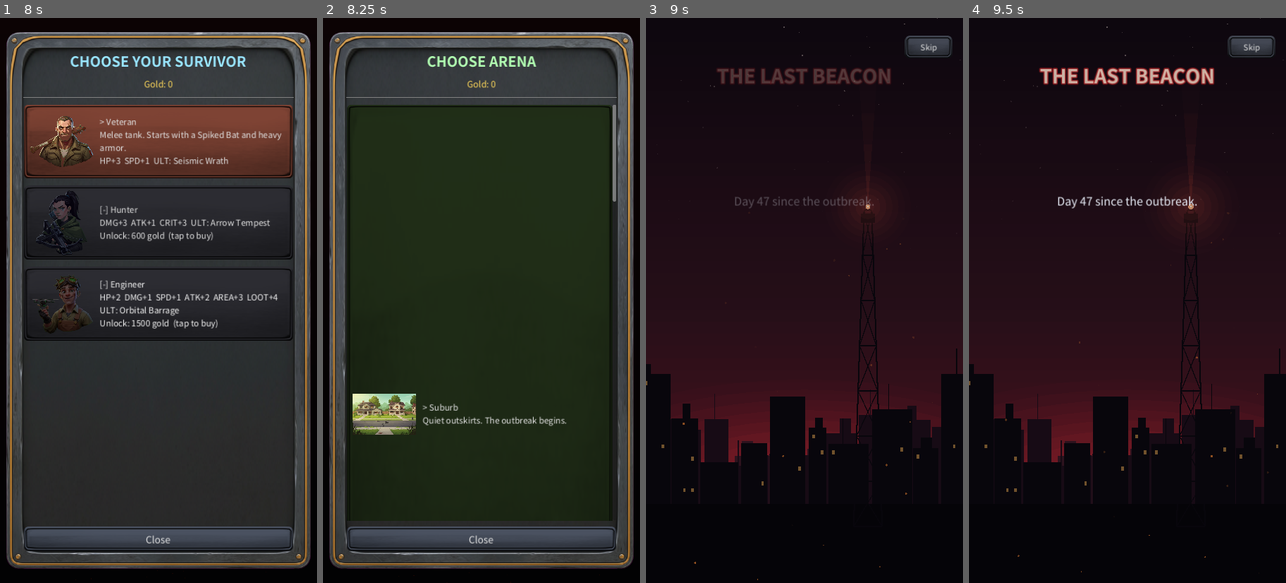
Above: before the commit, frames 1-4 (left to right).
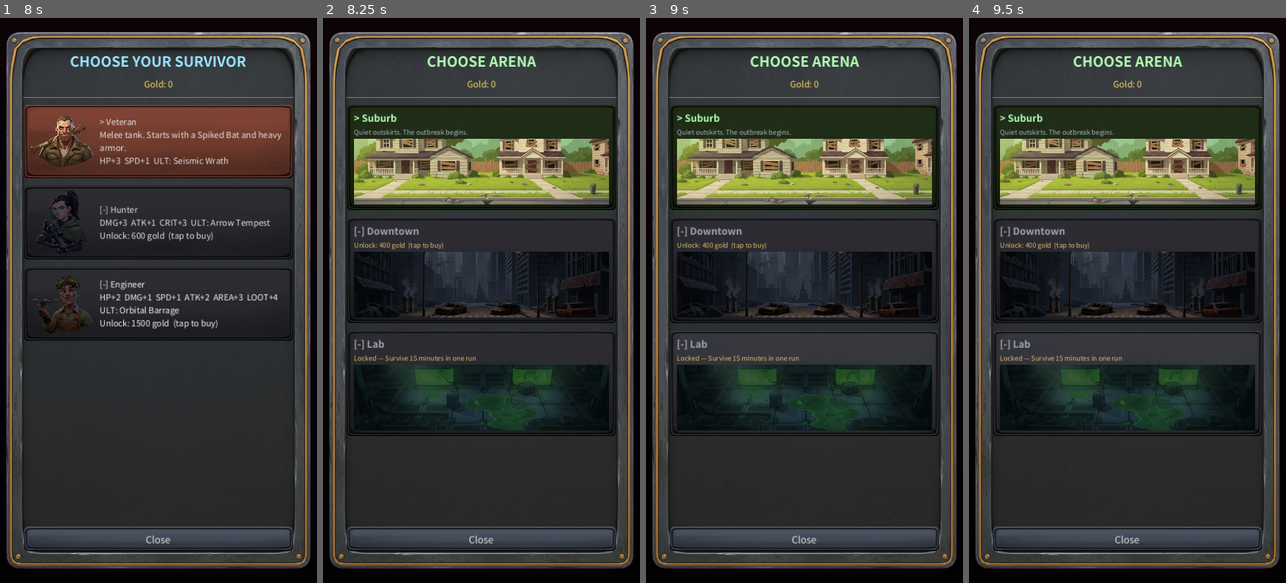
Above: after the commit, the same moments.

Repository: kosj/game_action_defence
Game: Godot game, scene res://scenes/TitleScreen.tscn
Two runs of this game, one before a commit and one after it. Both use one fixed random seed, a clock stepped at 60 frames per second and the inputs below. Sound files missing from this copy of the repository are replaced by a short silence.
Inputs (mouse positions are in pixels of both pictures, inside the frame that each line leads up to):
- Up to frame 1 (8 s): tap Enter at 0.5, 1.25, 2 s; move the mouse to (228, 272) at 0.52 s; click (228, 272) at 0.67 s; drag from (95, 328) to (142, 413) at 1.27 s; move the mouse to (190, 176) at 2.02 s; click (190, 176) at 2.17 s; click "New Game" at 2.75 s; click "New Game" at 3.5 s; click "Achievements" at 4.25 s; click "Quests" at 5 s; click "Rewards" at 5.75 s; click "Ranking" at 6.5 s; click "PowerUp" at 7.25 s
- Up to frame 2 (8.25 s): click "> Veteran Melee tank. Starts …" at 8 s
- Up to frame 3 (9 s): click (801, 413) at 8.75 s, where only the run before the commit has a clickable "> Suburb Quiet outskirts. The…"
- Up to frame 4 (9.5 s): no input

Frame 1 is identical in both runs. In frame 2, 33% of the frame differs, in the area x 7-93%, y 15-89%; in frame 3, 80%; in frame 4, 81%, in the area x 0-100%, y 0-99%.

Commit message:
fix(menu): 테마 카드 레이아웃 재구성 — 이름/설명 위, 와이드 썸네일 아래
카드 하나가 스크롤 영역 전체(약 950px)를 차지하던 문제 수정.

원인: autowrap 이 켜진 Button 은 최소 크기를 "가장 좁은 폭으로 줄바꿈했을 때의
높이"로 보고한다. 좌측 썸네일 자리를 위해 content_margin_left 를 172 로 준 탓에
그 폭이 더 좁아져 최소 높이가 폭주했고, 값이 컨테이너로 전파돼 카드가 부풀었다.

- 카드 내용을 Button 의 text 가 아니라 앵커로 얹은 자식(MarginContainer+VBox)으로
  구성. Button 은 컨테이너가 아니라 자식 최소 크기가 높이에 전파되지 않는다.
- 구성: [이름] / [설명] 위, 가로를 꽉 채우는 와이드 썸네일 아래(COVERED 로 가운데
  크롭). 카드 높이 240 고정(SIZE_SHRINK_BEGIN)으로 남는 세로를 먹지 않게.
- 이름/설명 라벨은 autowrap 대신 clip_text 로 처리(같은 폭주 재발 방지).
- 720x1280 기준 카드 3개(752px)가 스크롤 영역(955px)에 한 번에 들어온다.

Co-Authored-By: Claude Fable 5 <noreply@anthropic.com>
Claude-Session: https://claude.ai/code/session_01A6Ee1Gfh6a9JK5j9ExC4KB

Diff:
--- a/scripts/MainMenu.gd
+++ b/scripts/MainMenu.gd
@@ -1112,33 +1112,69 @@
 	rows_box.add_theme_constant_override("separation", 16)
 	scroll.add_child(rows_box)
 
+	# 테마 카드 = [이름 / 설명] 위, [가로를 꽉 채우는 와이드 썸네일] 아래.
+	# 카드 높이(썸네일이 남는 세로를 모두 차지). 3개 기준으로 한 화면에 들어온다.
+	var card_h := 240.0
+
 	_theme_rows.clear()
 	for t in GameData.themes:
+		# 내용을 Button 의 text 가 아니라 "앵커로 얹은 자식"으로 구성하는 이유:
+		# autowrap 이 켜진 Button/Label 은 최소 크기를 "가장 좁은 폭으로 줄바꿈했을 때의
+		# 높이"로 보고한다. 그 값이 컨테이너에 전파되면 카드 하나가 스크롤 영역 전체를
+		# 차지할 만큼 부풀어 오른다(이전 레이아웃에서 실제로 발생). Button 은 컨테이너가
+		# 아니므로 앵커 자식의 최소 크기는 카드 높이에 영향을 주지 않는다.
 		var btn := Button.new()
-		btn.custom_minimum_size = Vector2(0, 148)
+		btn.custom_minimum_size = Vector2(0, card_h)
 		btn.size_flags_horizontal = Control.SIZE_EXPAND_FILL
-		btn.add_theme_font_size_override("font_size", 19)
-		btn.autowrap_mode = TextServer.AUTOWRAP_WORD_SMART
-		btn.alignment = HORIZONTAL_ALIGNMENT_LEFT   # 썸네일 오른쪽에서 좌측 정렬(겹침 방지)
+		btn.size_flags_vertical = Control.SIZE_SHRINK_BEGIN   # 남는 세로를 먹지 않게 고정
+		btn.clip_contents = true
 		btn.pressed.connect(_on_theme_pick.bind(String(t.id)))
 		rows_box.add_child(btn)
-		# 테마 썸네일 — assets/ui/thumbs/theme_<id>.png 가 있으면 좌측에 표시(잠금 시 어둡게).
+
+		var pad := MarginContainer.new()
+		pad.set_anchors_preset(Control.PRESET_FULL_RECT)
+		pad.add_theme_constant_override("margin_left", 16)
+		pad.add_theme_constant_override("margin_right", 16)
+		pad.add_theme_constant_override("margin_top", 12)
+		pad.add_theme_constant_override("margin_bottom", 14)
+		pad.mouse_filter = Control.MOUSE_FILTER_IGNORE
+		btn.add_child(pad)
+
+		var col := VBoxContainer.new()
+		col.add_theme_constant_override("separation", 4)
+		col.mouse_filter = Control.MOUSE_FILTER_IGNORE
+		pad.add_child(col)
+
+		# 이름/설명은 autowrap 을 끄고 넘치면 잘라낸다(위 주석의 최소 크기 폭주 방지).
+		var name_lbl := Label.new()
+		name_lbl.add_theme_font_size_override("font_size", 22)
+		name_lbl.clip_text = true
+		name_lbl.mouse_filter = Control.MOUSE_FILTER_IGNORE
+		UITheme.heading(name_lbl)
+		col.add_child(name_lbl)
+
+		var desc_lbl := Label.new()
+		desc_lbl.add_theme_font_size_override("font_size", 15)
+		desc_lbl.clip_text = true
+		desc_lbl.mouse_filter = Control.MOUSE_FILTER_IGNORE
+		col.add_child(desc_lbl)
+
+		# 와이드 썸네일 — 카드 가로를 꽉 채우고 남는 세로를 모두 차지. 원본(4:3)은
+		# 가운데를 잘라 배너처럼 보여준다(COVERED).
 		var thumb: TextureRect = null
 		var tex_path := "res://assets/ui/thumbs/theme_%s.png" % t.id
 		if ResourceLoader.exists(tex_path):
 			thumb = TextureRect.new()
 			thumb.texture = load(tex_path)
 			thumb.expand_mode = TextureRect.EXPAND_IGNORE_SIZE
-			thumb.stretch_mode = TextureRect.STRETCH_KEEP_ASPECT_CENTERED
-			thumb.anchor_top = 0.0
-			thumb.anchor_bottom = 1.0
-			thumb.offset_left = 14.0
-			thumb.offset_right = 158.0
-			thumb.offset_top = 10.0
-			thumb.offset_bottom = -10.0
+			thumb.stretch_mode = TextureRect.STRETCH_KEEP_ASPECT_COVERED
+			thumb.size_flags_horizontal = Control.SIZE_EXPAND_FILL
+			thumb.size_flags_vertical = Control.SIZE_EXPAND_FILL
+			thumb.clip_contents = true
 			thumb.mouse_filter = Control.MOUSE_FILTER_IGNORE
-			btn.add_child(thumb)
-		_theme_rows.append({"btn": btn, "t": t, "thumb": thumb})
+			col.add_child(thumb)
+		_theme_rows.append({"btn": btn, "t": t, "thumb": thumb,
+			"name": name_lbl, "desc": desc_lbl})
 
 	var close := Button.new()
 	close.text = "Close"
@@ -1157,22 +1193,29 @@
 		var t: ThemeData = row["t"]
 		var btn: Button = row["btn"]
 		var thumb: TextureRect = row.get("thumb")
+		var name_lbl: Label = row["name"]
+		var desc_lbl: Label = row["desc"]
 		if ThemeManager.is_unlocked(t):
-			btn.text = "%s%s\n%s" % ["> " if t.id == sel else "", t.display, t.desc]
-			if t.id == sel:
+			var picked: bool = t.id == sel
+			name_lbl.text = ("> %s" % t.display) if picked else String(t.display)
+			name_lbl.add_theme_color_override("font_color",
+				UITheme.SEC_ARENA_TXT if picked else UITheme.TEXT)
+			desc_lbl.text = t.desc
+			desc_lbl.add_theme_color_override("font_color", UITheme.TEXT_DIM)
+			if picked:
 				_UIStyle.apply_button_style(btn, Color(t.tile_b.r, t.tile_b.g, t.tile_b.b, 1.0), t.mark)
 			else:
 				_UIStyle.apply_button_style(btn, Color(0.14, 0.16, 0.20), Color(0.35, 0.40, 0.48))
 			if thumb:
 				thumb.modulate = Color.WHITE
 		else:
-			btn.text = "[-] %s\n%s" % [t.display, _theme_unlock_hint(t)]
+			name_lbl.text = "[-] %s" % t.display
+			name_lbl.add_theme_color_override("font_color", Color(0.62, 0.64, 0.70))
+			desc_lbl.text = _theme_unlock_hint(t)
+			desc_lbl.add_theme_color_override("font_color", Color(0.85, 0.74, 0.42))
 			_UIStyle.apply_button_style(btn, Color(0.10, 0.10, 0.12), Color(0.30, 0.30, 0.34))
 			if thumb:
 				thumb.modulate = Color(0.35, 0.35, 0.4)
-		# apply_button_style 이 스타일박스를 새로 깔아 좌측 여백이 사라진다 — 썸네일이 있으면 재적용.
-		if thumb:
-			_UIStyle.set_button_content_margin_left(btn, 172)
 
 
 func _theme_unlock_hint(t: ThemeData) -> String:
